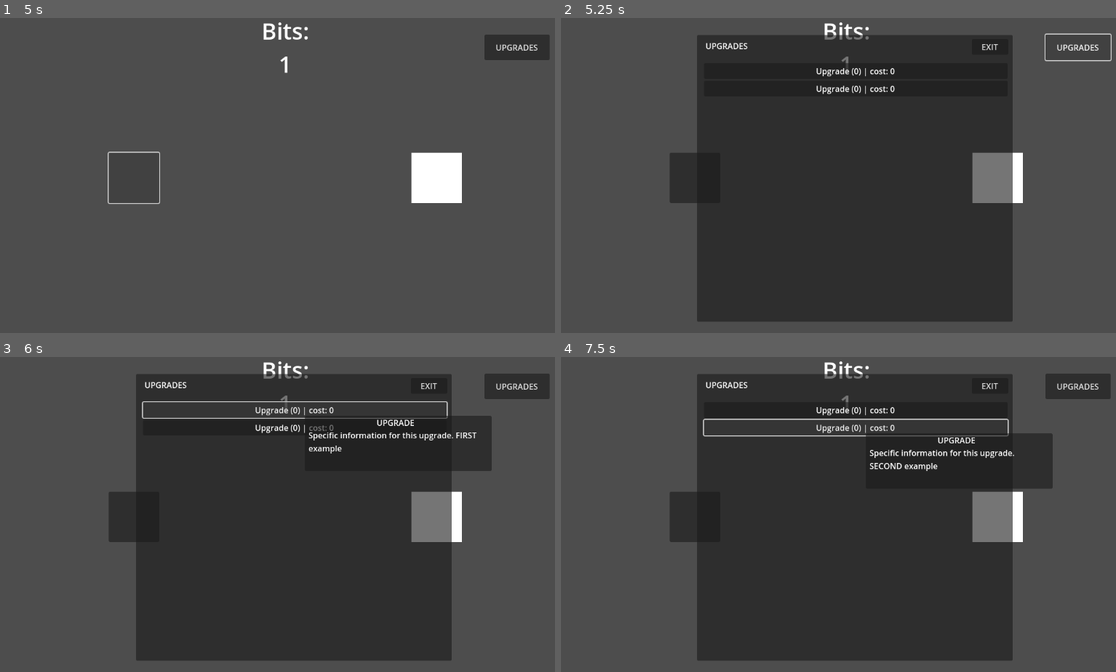
Above: before the commit, frames 1-4 (two rows, left to right).
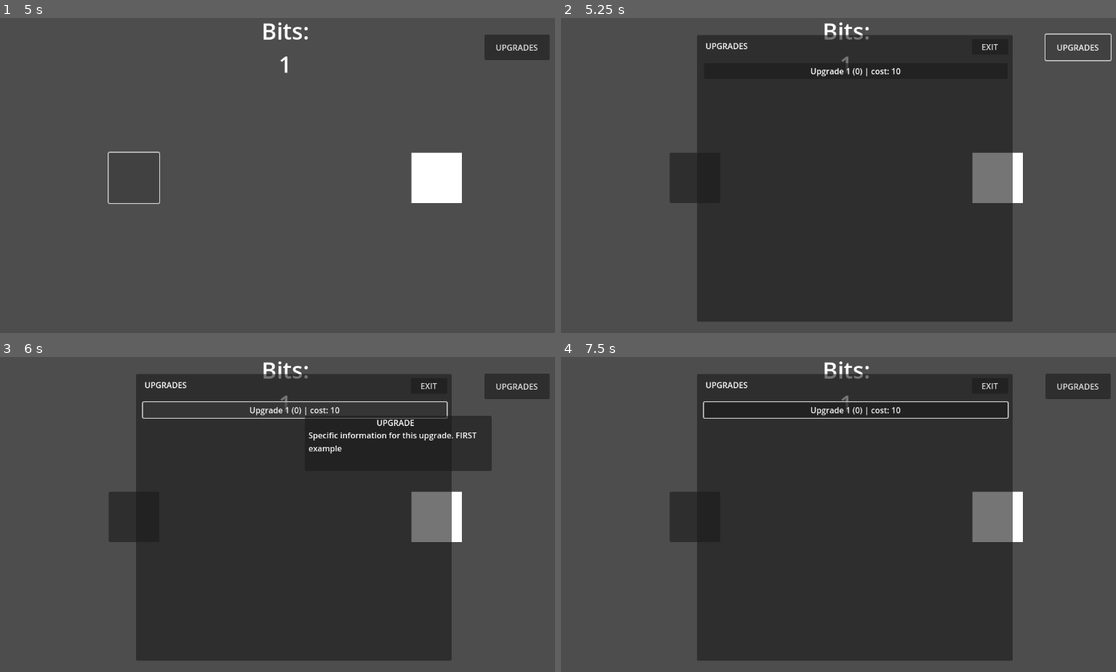
Above: after the commit, the same moments.

Repository: lukkool/Clickeriai
Game: Godot game, scene res://scenes/mainMenu/MainMenu.tscn
Two runs of this game, one before a commit and one after it. Both use one fixed random seed, a clock stepped at 60 frames per second and the inputs below. Sound files missing from this copy of the repository are replaced by a short silence.
Inputs (mouse positions are in pixels of both pictures, inside the frame that each line leads up to):
- Up to frame 1 (5 s): click "LEADERBOARD" at 0.5 s; click "<" at 1.25 s; click "SETTINGS" at 2 s; click "<" at 2.75 s; click "START" at 3.5 s; click (133, 178) at 4.25 s
- Up to frame 2 (5.25 s): click "UPGRADES" at 5 s
- Up to frame 3 (6 s): click (294, 410) at 5.75 s, where only the run before the commit has a clickable "Upgrade (0) | cost: 0"
- Up to frame 4 (7.5 s): click (855, 410) at 6.5 s, where only the run after the commit has a clickable "Upgrade 1 (0) | cost: 10"; click (855, 426) at 7.25 s, where only the run before the commit has a clickable "Upgrade (0) | cost: 0"

Frame 1 is identical in both runs. In frame 2, 0.4% of the frame differs, in the area x 44-62%, y 15-25%; in frame 3, 0.3%; in frame 4, 3.0%, in the area x 25-89%, y 14-42%.

Commit message:
Added the logic for buying upgrades, button sounds
Created central sound script and edited all scripts to play the button click sound. Also, added basic upgrade functionality that still needs work to be actual upgrades that change gameplay.

Diff:
--- /dev/null
+++ b/global/Sound.gd
@@ -0,0 +1,11 @@
+extends Node
+
+var click_sound = preload("res://global/buttonClicked.wav")
+
+func play_button_click():
+	var audio = AudioStreamPlayer.new()
+	add_child(audio)
+	audio.stream = click_sound
+	audio.play()
+	await audio.finished
+	audio.queue_free()
--- a/project.godot
+++ b/project.godot
@@ -18,6 +18,7 @@
 [autoload]
 
 Global="*res://global/Global.gd"
+Sound="*res://global/Sound.gd"
 
 [dotnet]
 
--- a/scenes/gameScene/inputNode/input_node.gd
+++ b/scenes/gameScene/inputNode/input_node.gd
@@ -35,3 +35,5 @@
 		self.modulate = multiplier_color
 	score_generated = multiplier * 1
 	input_activated.emit(score_generated)
+
+	Sound.play_button_click()
--- a/scenes/gameScene/upgrades/upgradeMenu.gd
+++ b/scenes/gameScene/upgrades/upgradeMenu.gd
@@ -4,6 +4,7 @@
 
 func _toggle_panel() -> void:
 	panel.visible = !panel.visible
+	Sound.play_button_click()
 
 @onready var tooltip = $Tooltip
 var tooltip_active = false
@@ -12,10 +13,33 @@
 	for button in get_tree().get_nodes_in_group("upgrade_buttons"): #automatically connects upgrade buttons
 		button.mouse_entered.connect(func(): show_tooltip(button))
 		button.mouse_exited.connect(hide_tooltip)
+		button.pressed.connect(func(): buy_upgrade(button))
 
 func _process(_delta):
 	if tooltip_active: #keeps tooltip on the mouse position
 		tooltip.global_position = get_global_mouse_position() + Vector2(20, 10)
+
+#ATTENTION - DELETE VARS LATER, FOR DEBUG PURPOSES ONLY
+var upgrade_cost:int = 10
+var upgrade_level:int = 0
+#ATTENTION - NEEDS FURTHER IMPLEMENTATION
+func buy_upgrade(button: Button):
+
+	Sound.play_button_click()
+
+	if button.has_meta("name"):
+
+		var game_scene = get_tree().root.get_node("GameScene")
+
+		#IMPLEMENT LATER
+		#get cost and level by metadata string
+
+		if game_scene.score >= upgrade_cost:
+			game_scene.score -= upgrade_cost
+			upgrade_cost = round(upgrade_cost * 1.5) #increase upgrade price
+			upgrade_level += 1 #upgrade level
+			button.text = "{0} ({1}) | cost: {2}".format([button.get_meta("name"), upgrade_level, upgrade_cost])
+
 
 func show_tooltip(button: Button): #shows tooltip by obtaining metadata from the specific button
 	if button.has_meta("tooltip_text"):
--- a/scenes/gameScene/upgrades/upgradeMenu.tscn
+++ b/scenes/gameScene/upgrades/upgradeMenu.tscn
@@ -60,15 +60,9 @@
 layout_mode = 2
 theme = SubResource("Theme_lc8ih")
 theme_override_colors/font_color = Color(1, 1, 1, 1)
-text = "Upgrade (0) | cost: 0"
+text = "Upgrade 1 (0) | cost: 10"
 metadata/tooltip_text = "Specific information for this upgrade. FIRST example"
-
-[node name="Button2" type="Button" parent="Panel/VBoxContainer" groups=["upgrade_buttons"]]
-layout_mode = 2
-theme = SubResource("Theme_lc8ih")
-theme_override_colors/font_color = Color(1, 1, 1, 1)
-text = "Upgrade (0) | cost: 0"
-metadata/tooltip_text = "Specific information for this upgrade. SECOND example"
+metadata/name = "Upgrade 1"
 
 [node name="Tooltip" type="Control" parent="."]
 visible = false
--- a/scenes/leaderboard/Leaderboard.gd
+++ b/scenes/leaderboard/Leaderboard.gd
@@ -3,3 +3,4 @@
 
 func _on_button_back_pressed() -> void:
 	Global.switch_scene("res://scenes/mainMenu/MainMenu.tscn")
+	Sound.play_button_click()
--- a/scenes/mainMenu/MainMenu.gd
+++ b/scenes/mainMenu/MainMenu.gd
@@ -4,14 +4,17 @@
 
 func _on_button_start_pressed() -> void:
 	Global.switch_scene("res://scenes/gameScene/gameScene.tscn")
+	Sound.play_button_click()
 
 
 func _on_button_leaderboard_pressed() -> void:
 	Global.switch_scene("res://scenes/leaderboard/Leaderboard.tscn")
+	Sound.play_button_click()
 
 
 func _on_button_settings_pressed() -> void:
 	Global.switch_scene("res://scenes/settings/Settings.tscn")
+	Sound.play_button_click()
 
 
 func _on_button_exit_pressed() -> void:
--- a/scenes/settings/Settings.gd
+++ b/scenes/settings/Settings.gd
@@ -3,3 +3,4 @@
 
 func _on_button_back_pressed() -> void:
 	Global.switch_scene("res://scenes/mainMenu/MainMenu.tscn")
+	Sound.play_button_click()
Not shown, added: global/buttonClicked.wav.import
Not shown, added: global/buttonClicked.wav
